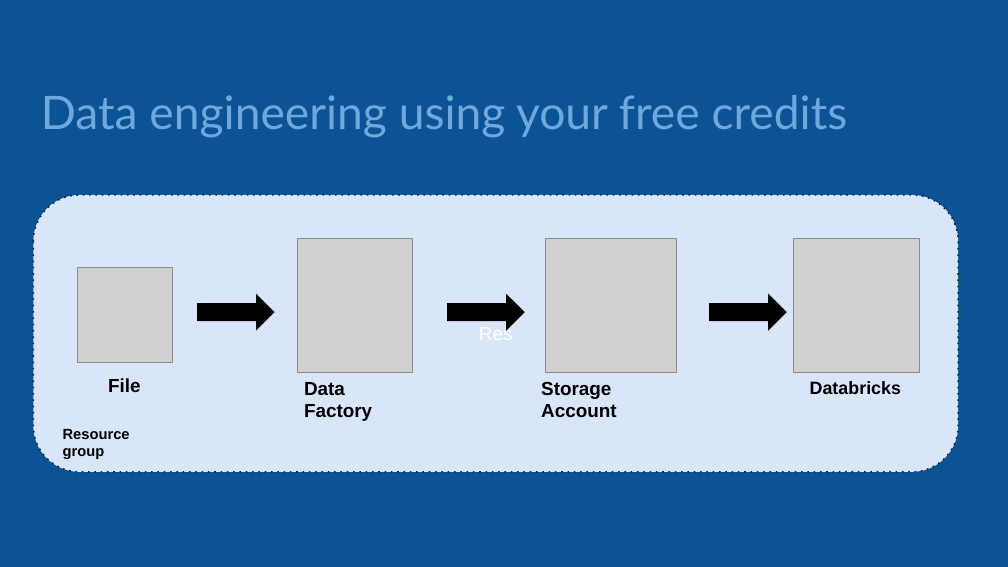
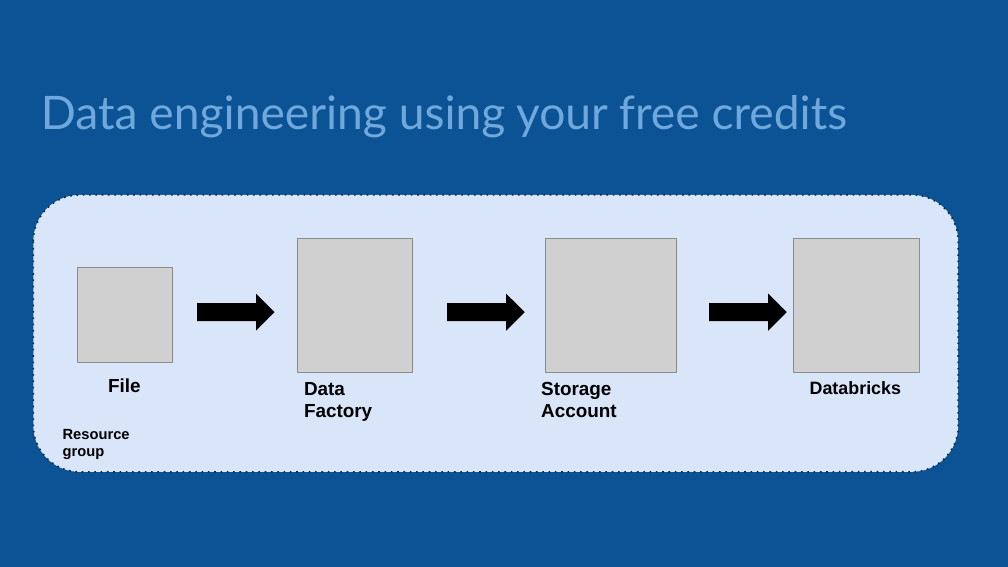
Before and after one commit to phil-a10/Talks, a slide deck: slide 15 of Data Engineering Using Free Tools/Learn Data Engineering For Free.pptx. Drawn at 1008x567 pixels with LibreOffice and Linux fonts; fonts in the diff are those of the drawing; grey boxes stand for pictures. Boxes give left, top, right and bottom in pixels: in the first picture for what was removed or moved away, otherwise in the second. Text is boxed around its words. In the diff, an @@ line names an element or a change of style, - is before the commit and + after.

```diff
--- a/Data Engineering Using Free Tools/Learn Data Engineering For Free.pptx
+++ b/Data Engineering Using Free Tools/Learn Data Engineering For Free.pptx
@@ text in rounded rectangle at [479,326,513,331]: text removed @@
-Res
```
Also in this commit, not shown: 8 other slides changed, 6 slides added, 2 slides removed, 2 other files.
